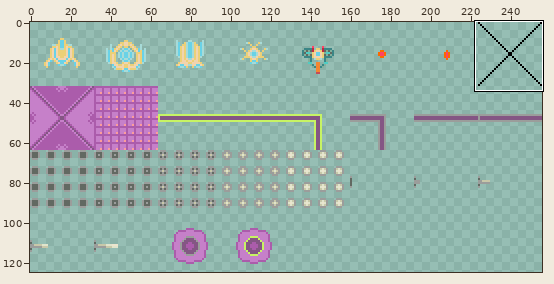
Edited in one commit: sprite sheet (Assets/Graphics/TestArts.png). The first picture is a wide view before the edit; the outline marks the close-up.
Close-up. Before the edit:
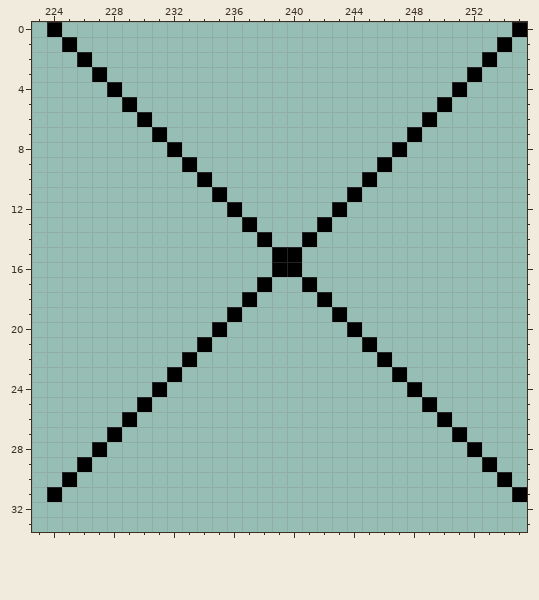
The file is 256x128 pixels. Shown: x 223..255, y 0..33. The wide view leaves out empty margins.
The result:
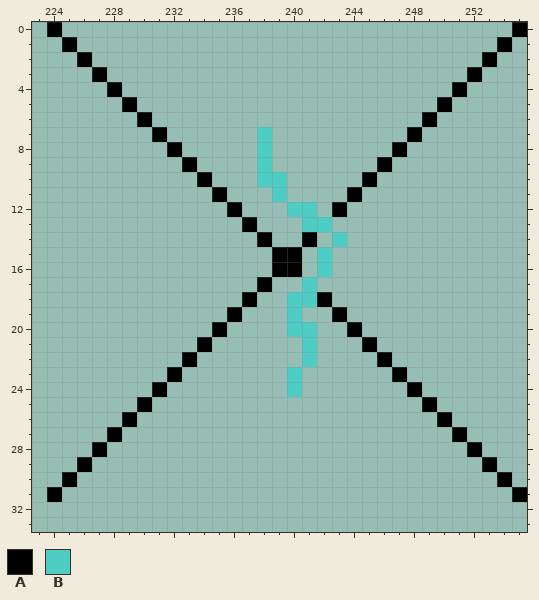
Palette (. is transparent): A #000000  B #4ecdc4
Author's note on the commit: ARts avec 100% de noms
Change:
@@ x 236..245 @@
  6 ..........
- 7 ..........
- 8 ..........
- 9 ..........
-10 .........A
-11 ........A.
-12 A......A..
-13 .A....A...
-14 ..A..A....
-15 ...AA.....
-16 ...AA.....
-17 ..A..A....
-18 .A....A...
-19 A......A..
-20 ........A.
-21 .........A
-22 ..........
-23 ..........
-24 ..........
+ 7 ..B.......
+ 8 ..B.......
+ 9 ..B.......
+10 ..BB.....A
+11 ...B....A.
+12 A...BB.A..
+13 .A...BB...
+14 ..A..A.B..
+15 ...AA.B...
+16 ...AA.B...
+17 ..A..B....
+18 .A..BBA...
+19 A...B..A..
+20 ....BB..A.
+21 .....B...A
+22 .....B....
+23 ....B.....
+24 ....B.....
 25 ..........
Pixel boxes of the changes (left, top, right, bottom) in both close-ups:
changed: (257, 127, 347, 397)
